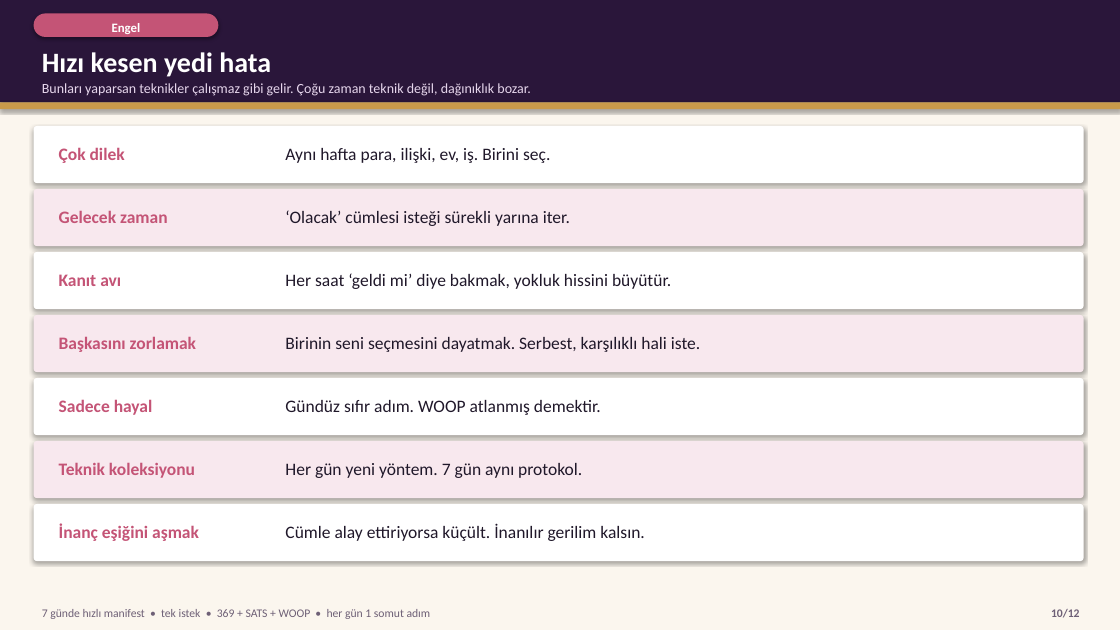
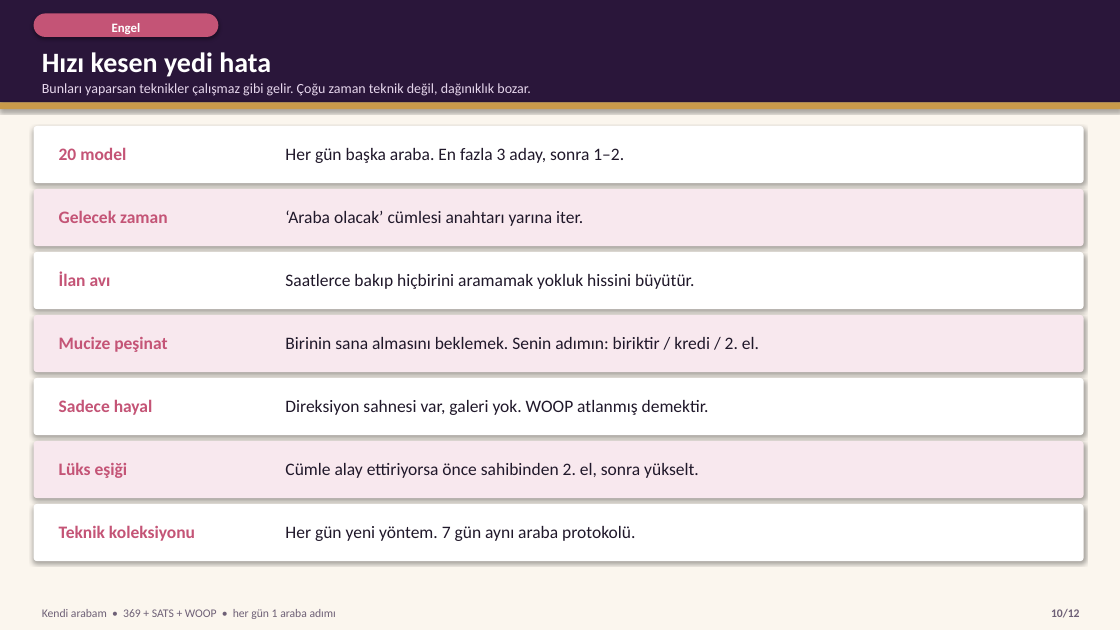
Before and after one commit to iremalisan/alisansges, a slide deck: slide 10 of rehber/Hizli_Manifest_Teknikleri.pptx. Drawn at 1120x630 pixels with LibreOffice and Linux fonts; fonts in the diff are those of the drawing. Boxes give left, top, right and bottom in pixels: in the first picture for what was removed or moved away, otherwise in the second. Text is boxed around its words. In the diff, an @@ line names an element or a change of style, - is before the commit and + after.

```diff
--- a/rehber/Hizli_Manifest_Teknikleri.pptx
+++ b/rehber/Hizli_Manifest_Teknikleri.pptx
@@ text at [59, 147, 126, 160]: text changed @@
-Çok dilek
+20 model
@@ text at [285, 148, 624, 163]: text changed @@
-Aynı hafta para, ilişki, ev, iş. Birini seç.
+Her gün başka araba. En fazla 3 aday, sonra 1–2.
@@ text at [285, 210, 583, 226]: text changed @@
-‘Olacak’ cümlesi isteği sürekli yarına iter.
+‘Araba olacak’ cümlesi anahtarı yarına iter.
@@ text at [59, 272, 111, 286]: text changed @@
-Kanıt avı
+İlan avı
@@ text at [285, 274, 694, 289]: text changed @@
-Her saat ‘geldi mi’ diye bakmak, yokluk hissini büyütür.
+Saatlerce bakıp hiçbirini aramamak yokluk hissini büyütür.
@@ text at [59, 337, 167, 352]: text changed @@
-Başkasını zorlamak
+Mucize peşinat
@@ text at [285, 337, 759, 349]: text changed @@
-Birinin seni seçmesini dayatmak. Serbest, karşılıklı hali iste.
+Birinin sana almasını beklemek. Senin adımın: biriktir / kredi / 2. el.
@@ text at [285, 400, 709, 415]: text changed @@
-Gündüz sıfır adım. WOOP atlanmış demektir.
+Direksiyon sahnesi var, galeri yok. WOOP atlanmış demektir.
@@ text added at [59, 463, 128, 478], 15 pt, text #C45476, bold @@
+Lüks eşiği
@@ text at [285, 463, 699, 478]: text changed @@
-Her gün yeni yöntem. 7 gün aynı protokol.
+Cümle alay ettiriyorsa önce sahibinden 2. el, sonra yükselt.
@@ text "Teknik koleksiyonu": place and size @@
-text "Teknik koleksiyonu" at [59, 463, 195, 478]
+text "Teknik koleksiyonu" at [59, 525, 195, 541]
@@ text removed at [59, 524, 199, 541] @@
-İnanç eşiğini aşmak
@@ text at [285, 526, 635, 541]: text changed @@
-Cümle alay ettiriyorsa küçült. İnanılır gerilim kalsın.
+Her gün yeni yöntem. 7 gün aynı araba protokolü.
@@ text at [42, 609, 336, 619]: text changed @@
-7 günde hızlı manifest • tek istek • 369 + SATS + WOOP • her gün 1 somut adım
+Kendi arabam • 369 + SATS + WOOP • her gün 1 araba adımı
```
Also in this commit, not shown: 11 other slides changed, 20 other files.
